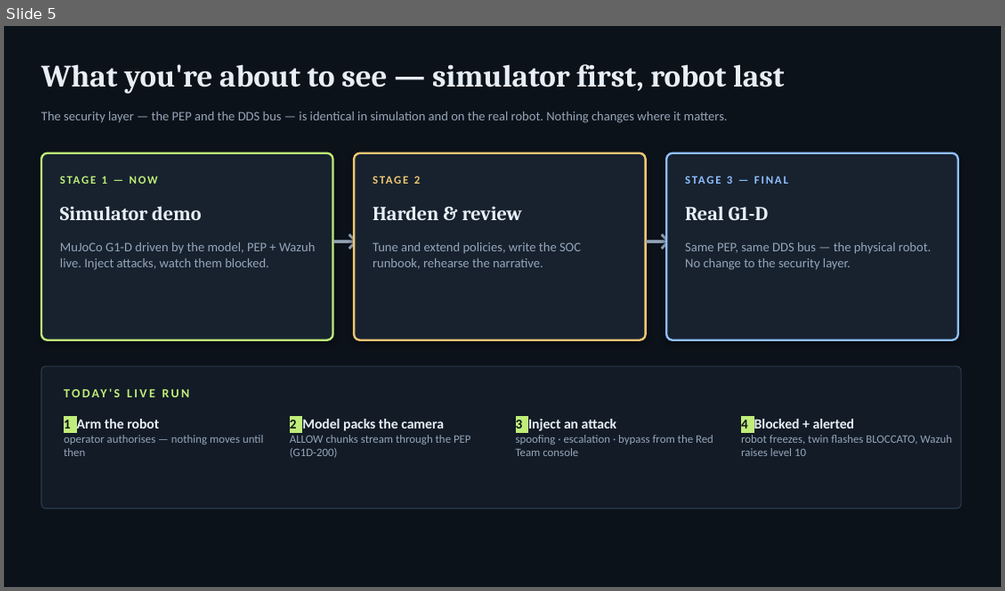
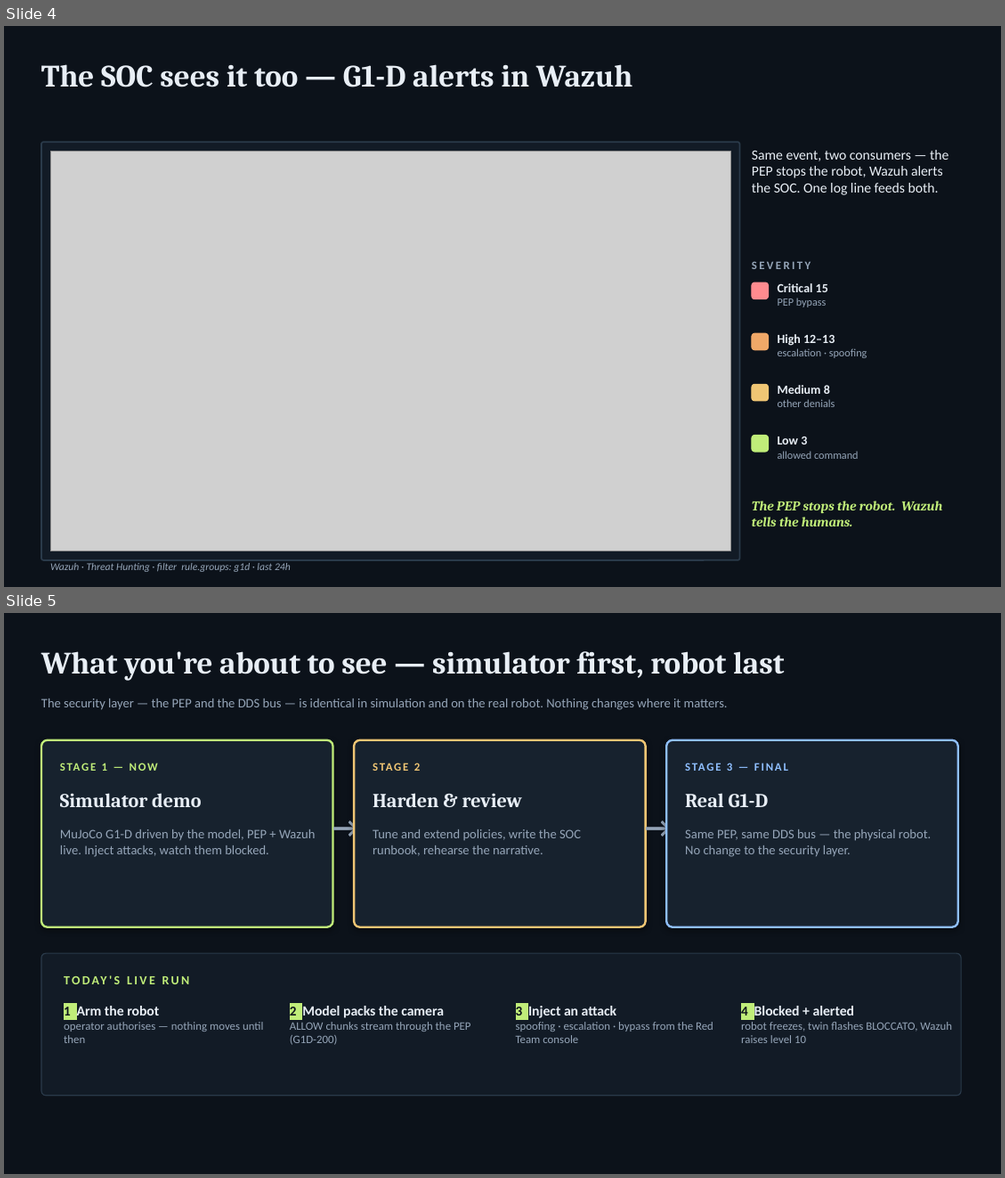
Before and after one commit to jmargni/CyberTwin-G1D, a slide deck: docs/DGS-G1D-PEP-demo.pptx. Shown one above the other, each under a label of ours: slide 5 before the commit, slides 4 and 5 after it. The pictures are 1005x591 and 1005x1178 pixels, drawn with LibreOffice and Linux fonts; fonts in the diff are those of the drawing; grey boxes stand for pictures. Boxes give left, top, right and bottom in pixels: in the first picture for what was removed or moved away, otherwise in the second. Text is boxed around its words. In the diff, an @@ line names an element or a change of style, - is before the commit and + after.

```diff
--- a/docs/DGS-G1D-PEP-demo.pptx
+++ b/docs/DGS-G1D-PEP-demo.pptx
@@ slide 4 added at <box>4,26,1001,587</box>, background #0C121A @@
@@ text added at <box>41,64,633,87</box>, 30 pt, text #E8EEF5, bold @@
+The SOC sees it too — G1-D alerts in Wazuh
@@ rounded rectangle added at <box>41,142,740,560</box>, fill #121B26, outline #2A3A4A 1.5 pt @@
@@ picture added at <box>50,151,731,551</box> @@
@@ text added at <box>752,150,948,195</box>, 13.5 pt, text #E8EEF5 @@
+Same event, two consumers — the PEP stops the robot, Wazuh alerts the SOC. One log line feeds both.
@@ text added at <box>752,261,810,269</box>, 11 pt, text #95A5B8, bold @@
+SEVERITY
@@ rounded rectangle added at <box>752,282,769,299</box>, fill #FF8B8F, outline #FF8B8F 1 pt @@
@@ text added at <box>777,283,828,307</box>, 12 pt, text #E8EEF5, bold @@
+Critical 15
+PEP bypass
@@ rounded rectangle added at <box>752,333,769,350</box>, fill #F0A868, outline #F0A868 1 pt @@
@@ text added at <box>777,334,867,358</box>, 10.5 pt, text #95A5B8 @@
+High 12–13
+escalation · spoofing
@@ rounded rectangle added at <box>752,384,769,401</box>, fill #F0C674, outline #F0C674 1 pt @@
@@ text added at <box>777,385,834,407</box>, 10.5 pt, text #95A5B8 @@
+Medium 8
+other denials
@@ rounded rectangle added at <box>752,435,769,451</box>, fill #C0ED79, outline #C0ED79 1 pt @@
@@ text added at <box>777,436,858,459</box>, 10.5 pt, text #95A5B8 @@
+Low 3
+allowed command
@@ text added at <box>752,500,942,526</box>, 13 pt, text #C0ED79, bold, italic @@
+The PEP stops the robot. Wazuh tells the humans.
@@ text added at <box>50,563,291,572</box>, 10 pt, text #95A5B8, italic @@
+Wazuh · Threat Hunting · filter rule.groups: g1d · last 24h
```
Also in this commit, not shown: 1 slide changed, 1 slide removed, 2 other files.
